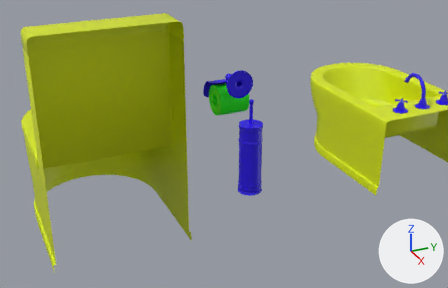
Renders of the FBX model BATHROOM/Assets/Objects/sm_toilet.fbx from each side of a commit.
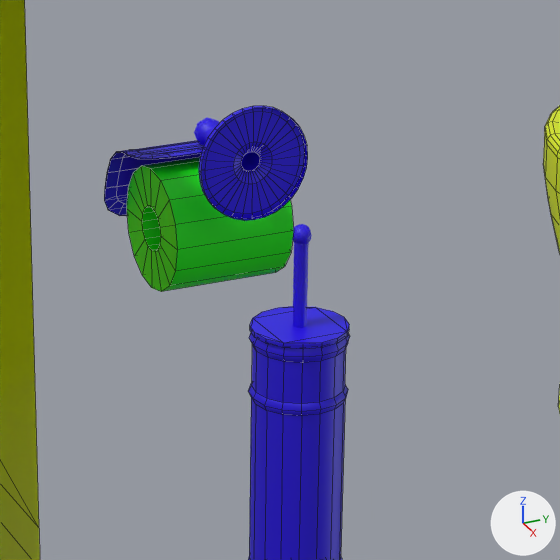
Old and new are each drawn from a camera (50 mm lens) standing at (6.054, -4.345, 1.444) and looking at (3.994, -3.418, 0.414) and again close up on the part from 40% to 70% of the width and 15% to 63% of the height. The lights are fixed; the arrows at lower right show +X, +Y and +Z. The older version's two pictures come first. The close-ups show mesh edges as thin lines. Where no turn or scale is listed for an object, it has been applied to the vertices.

Names of what the first close-up shows: 'sm_bidet', 'sm_toilet.001', 'sm_toilet_brush', 'sm_toilet_brush.001', 'sm_toilet_brush.002', 'sm_toilet_paper.001', 'sm_toilet_paper.002', 'sm_toilet_paper.003', 'sm_toilet_paper.004'.
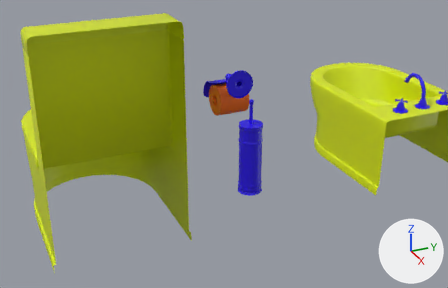
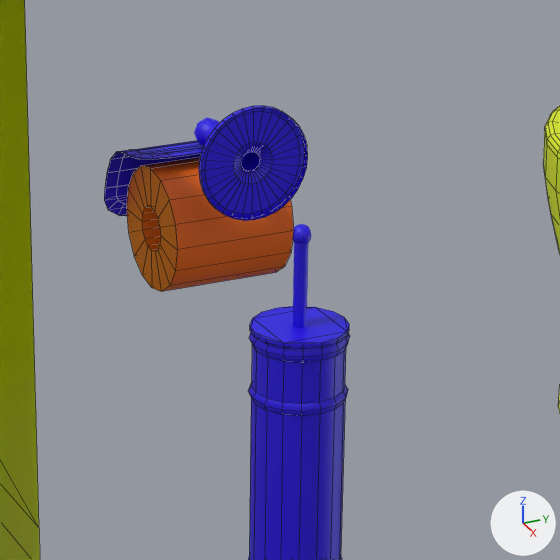
Edits to the scene script, one JSON object a line:
```json
{"op": "add", "block": "mat_pots", "code": ["mat_pots = principled_material('pots')", "mat_pots.base_color = (0.801, 0.128, 0.0)  # orange #e76400"]}
{"block": "me_cylinder_019", "where": "me_cylinder_019.from_pydata(...)  # 64 vertices, 64 faces; spans x 0.2464..0.3689, y 0.4199..0.5424, z 0.5215..0.644"}
{"op": "remove", "block": "me_cylinder_019", "code": "me_cylinder_019.materials.append(mat_objects)  # green #0ae700"}
{"op": "add", "block": "me_cylinder_019", "code": "me_cylinder_019.materials.append(mat_pots)  # orange #e76400"}
```

Boxes [x1, y1, x2, y2] around the edits, measured in the close-ups (560 x 560 px):
```json
{"object": "sm_toilet_paper.002", "change": "recoloured", "before": [127, 157, 294, 292], "after": [127, 157, 294, 292], "on screen": "green to orange"}
```
